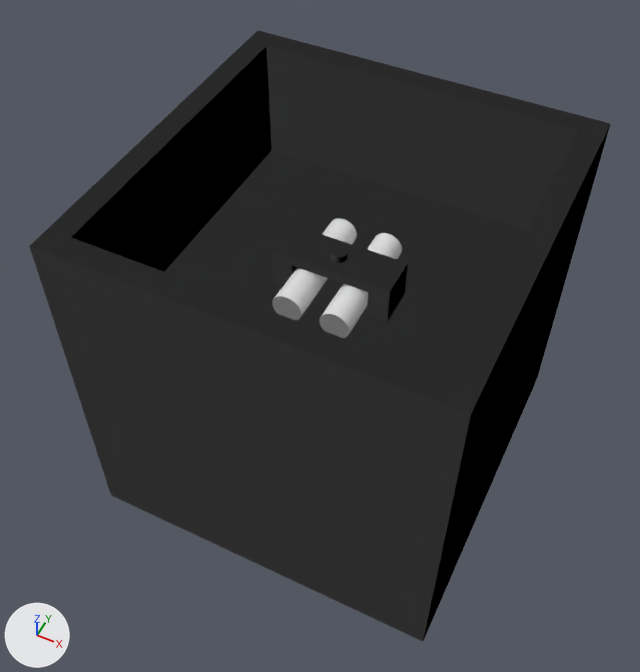
One commit to the OBJ model src/main/resources/assets/electricity/models/dc_string_cable/dc_string_cable_trench_line.obj: the scene before it, then after it.
Rendered twice from a camera (50 mm lens) standing at (1.188, -1.984, 2.289) and looking at (0.465, -0.539, 0.483). The lights are fixed; the arrows at lower left show +X, +Y and +Z. The picture after the commit comes second. Where no turn or scale is listed for an object, it has been applied to the vertices.

The first picture shows 'bedding', 'cable', 'cleat'.
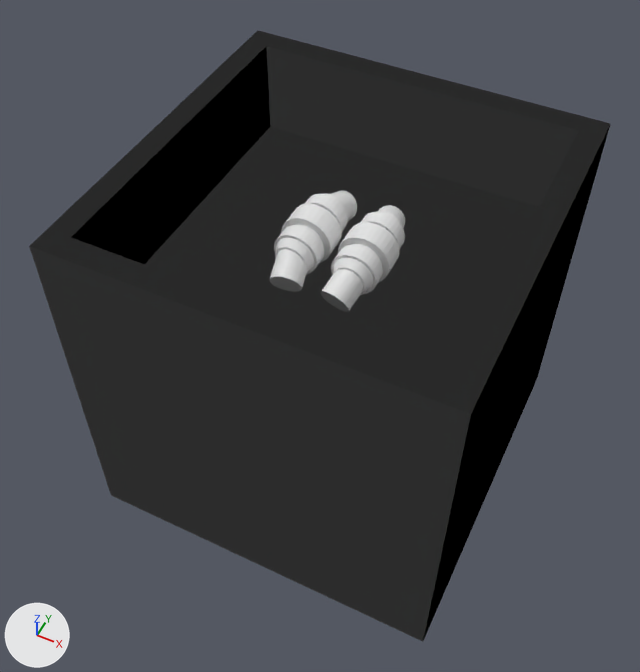
The change, as a list of edits to the scene's bpy script:
```text
Add mat_joint_minus:
    mat_joint_minus = principled_material('joint_minus')
    mat_joint_minus.base_color = (0.8, 0.8, 0.8)  # white #e7e7e7
Change me_bedding:
    where me_bedding.from_pydata(...)  # 28 vertices, 30 faces; spans x 0.0..1.0, y -1.0..0.0, z 0.0..1.0
    used by ob_bedding; location = (0.0, 0.0, 0.0)
    me_bedding part 1: all 12 vertices in x 0.0..1.0, y -1.0..0.0, z 0.651 are moved by (0.0, 0.0, 0.086)
Change me_cable:
    used by ob_cable; location = (0.0, 0.0, 0.0)
    remove me_cable.from_pydata(...)  # 128 vertices, 68 faces; spans x 0.394..0.606, y -0.662..-0.337, z 0.651..0.733
    add me_cable.from_pydata(...)  # 256 vertices, 136 faces; spans x 0.382..0.618, y -0.679..-0.321, z 0.74..0.844
    me_cable part 2: the loose piece of 64 vertices spanning x 0.394..0.475, y -0.662..-0.337, z 0.651..0.733 is multiplied about its middle by the matrix ((0.984, 0.038, 0.067), (-0.179, 0.212, 0.367), (0.0, -0.087, 0.928)), then moved by (-0.006, 0.128, 0.1)
    me_cable part 3: the loose piece of 64 vertices spanning x 0.525..0.606, y -0.662..-0.337, z 0.651..0.733 is multiplied about its middle by the matrix ((0.984, -0.038, 0.067), (0.179, 0.212, -0.367), (0.0, 0.087, 0.928)), then moved by (-0.137, -0.128, 0.1)
    me_cable part 4: the loose piece of 64 vertices spanning x 0.525..0.606, y -0.662..-0.337, z 0.651..0.733 is copied, and the copy is multiplied about its middle by the matrix ((0.984, -0.038, -0.067), (0.179, 0.212, 0.367), (0.0, -0.087, 0.928)), then moved by (0.006, 0.128, 0.1); it spans x 0.526..0.618, y -0.423..-0.321, z 0.74..0.844
    me_cable part 5: the loose piece of 64 vertices spanning x 0.525..0.606, y -0.662..-0.337, z 0.651..0.733 is copied, and the copy is multiplied about its middle by the matrix ((0.984, 0.038, -0.067), (-0.179, 0.212, -0.367), (0.0, 0.087, 0.928)), then moved by (0.006, -0.128, 0.1); it spans x 0.526..0.618, y -0.679..-0.577, z 0.74..0.844
Add me_joint_001:
    me_joint_001.from_pydata(...)  # 448 vertices, 344 faces; spans x 0.509..0.647, y -0.612..-0.387, z 0.738..0.875
    me_joint_001.materials.append(mat_joint_minus)  # its picture is missing
Add me_joint:
    me_joint.from_pydata(...)  # 448 vertices, 344 faces; spans x 0.353..0.491, y -0.612..-0.387, z 0.738..0.875
    me_joint.materials.append(mat_cleat)  # its picture is missing
Remove ob_cleat:
    ob_cleat = bpy.data.objects.new('cleat', me_cleat)
    ob_cleat.location = (0.0, 0.0, 0.0)
Add ob_joint_001:
    ob_joint_001 = bpy.data.objects.new('joint.001', me_joint_001)
    ob_joint_001.location = (0.0, 0.0, 0.0)
Add ob_joint:
    ob_joint = bpy.data.objects.new('joint', me_joint)
    ob_joint.location = (0.0, 0.0, 0.0)
```

Changed parts and their boxes [x1, y1, x2, y2] in the pictures (640 x 672 px; the box of a moved part takes in the faces that stretch with it):
'cable', reshaped: before [272, 218, 402, 338]; after [269, 191, 405, 312]
'cleat', deleted: before [272, 225, 408, 322]
'joint.001', added: after [331, 211, 405, 294]
'joint', added: after [274, 194, 348, 274]
part 1 of me_bedding, moved or reshaped: [143, 125, 410, 340] in both
part 2 of me_cable, moved or reshaped: before [272, 218, 357, 321]; after [332, 191, 357, 221]
part 3 of me_cable, moved or reshaped: before [319, 233, 402, 338]; after [269, 249, 308, 292]
part 4 of me_cable, added (mostly hidden): after [377, 205, 405, 228]
part 5 of me_cable, added: after [320, 269, 363, 312]
